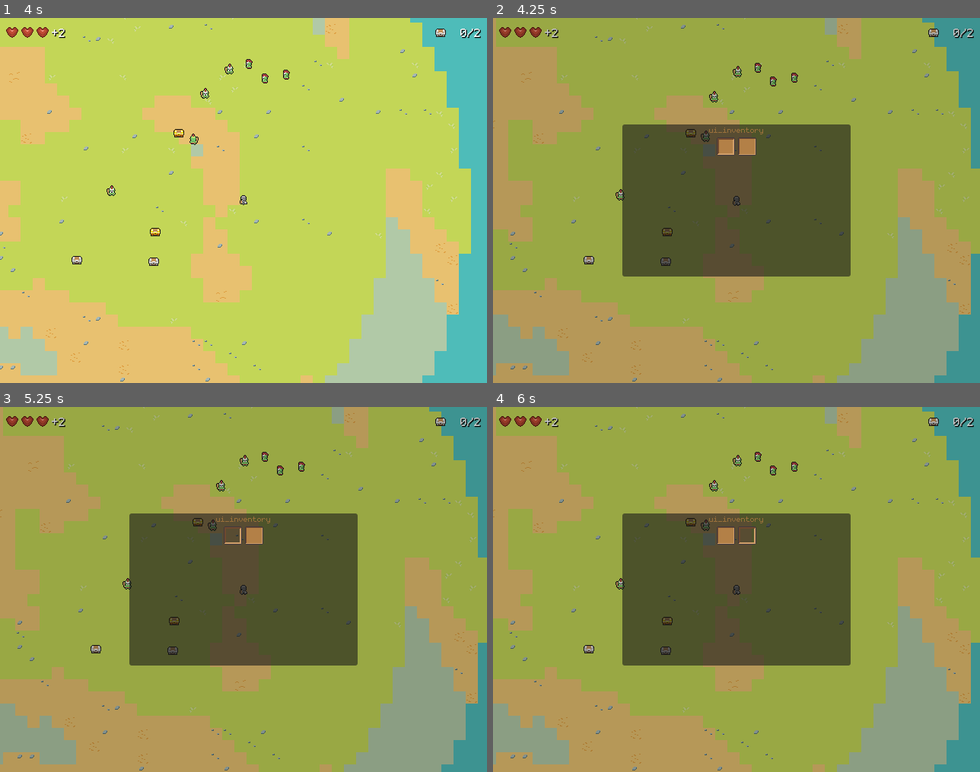
Above: before the commit, frames 1-4 (two rows, left to right).
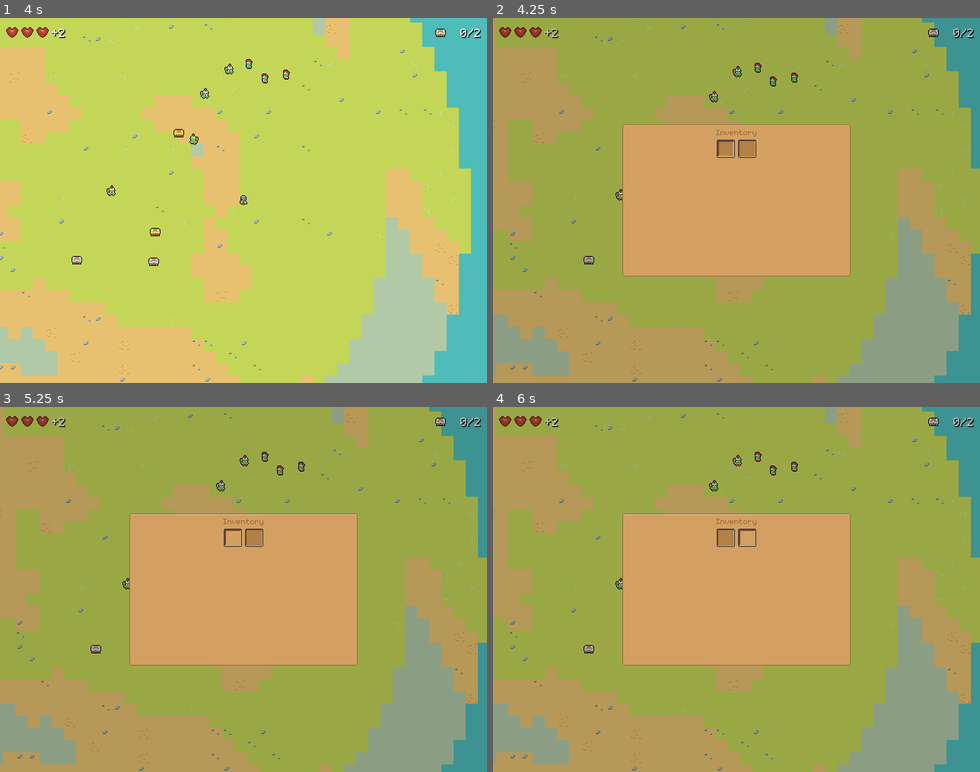
Above: after the commit, the same moments.

Repository: dmitriy-shmilo/GBIC23
Game: Godot game, scene res://main.tscn
Same seed, same stepped clock (60 frames per second), same inputs: the game is played once before the commit and once after it.
Inputs (mouse positions are in pixels of both pictures, inside the frame that each line leads up to; where the layout moved, square brackets give the same spot in the first picture):
- Up to frame 1 (4 s): hold D (move_right) 0.53-1.28 s; tap Space (attack) at 0.6, 2.1, 3.6 s; hold S (move_down) 1.28-2.03 s; tap E (interact) at 1.35, 2.85 s; hold D (move_right) 2.03-2.78 s; hold W (move_up) 2.78-3.53 s; hold A (move_left) from 3.53 s (still down)
- Up to frame 2 (4.25 s): keep holding A (move_left); tap Escape (pause) at 4.15 s
- Up to frame 3 (5.25 s): tap E (interact) at 4.35 s; release A (move_left) at 5 s; click (233, 538) [233, 534] at 5 s
- Up to frame 4 (6 s): click (746, 534) at 5.77 s

Frame 1 is identical in both runs. In frame 2, 19% of the frame differs, in the area x 26-74%, y 29-71%; in frame 3, 19%; in frame 4, 19%.

Commit message:
Draw a panel around and a label above the inventory.

Diff:
--- a/assets/text/BagelQuest - tr_ui.csv
+++ b/assets/text/BagelQuest - tr_ui.csv
@@ -1,8 +1,9 @@
 keys,en,ru,ua
-ui_start,Start,,
-ui_continue,Continue,,
-ui_exit,Exit,,
-ui_back,Back,,
-ui_credits,Credits,,
-ui_controls,Controls,,
-ui_pickup_hint,Take (%s),,
+ui_start,Start,Начать,Почати
+ui_continue,Continue,Продолжить,Продовжити
+ui_exit,Exit,Выход,Вихід
+ui_back,Back,Назад,Назад
+ui_credits,Credits,Роли и ресурсы,Ролі та ресурси
+ui_controls,Controls,Управление,Управління
+ui_pickup_hint,Take (%s),Взять (%s),Взяти (%s)
+ui_inventory,Inventory,Инвернтарь,Інвентар
--- a/gui/default_theme.tres
+++ b/gui/default_theme.tres
@@ -1,7 +1,16 @@
-[gd_resource type="Theme" load_steps=2 format=3 uid="uid://owk3ykubwdkx"]
+[gd_resource type="Theme" load_steps=4 format=3 uid="uid://owk3ykubwdkx"]
 
 [ext_resource type="FontFile" uid="uid://cmar5lcfsxpun" path="res://assets/font/monogram-extended.ttf" id="1_kxall"]
+[ext_resource type="Texture2D" uid="uid://ce0poqmra4sjf" path="res://gui/hud_panel.tres" id="2_qp2ng"]
+
+[sub_resource type="StyleBoxTexture" id="StyleBoxTexture_ixjm1"]
+texture = ExtResource("2_qp2ng")
+texture_margin_left = 3.0
+texture_margin_top = 3.0
+texture_margin_right = 3.0
+texture_margin_bottom = 3.0
 
 [resource]
 Label/font_sizes/font_size = 16
 Label/fonts/font = ExtResource("1_kxall")
+PanelContainer/styles/panel = SubResource("StyleBoxTexture_ixjm1")
--- /dev/null
+++ b/gui/hud_panel.tres
@@ -0,0 +1,7 @@
+[gd_resource type="AtlasTexture" load_steps=2 format=3 uid="uid://ce0poqmra4sjf"]
+
+[ext_resource type="Texture2D" uid="uid://2u0ysnh8j1p4" path="res://assets/img/gui/gui.png" id="1_nny83"]
+
+[resource]
+atlas = ExtResource("1_nny83")
+region = Rect2(0, 16, 16, 16)
--- a/gui/pause.tscn
+++ b/gui/pause.tscn
@@ -41,8 +41,7 @@
 [node name="Label" type="Label" parent="Panel/VBoxContainer"]
 layout_mode = 2
 theme_override_colors/font_color = Color(0.6, 0.439216, 0.231373, 1)
-text = "ui_inventory
-"
+text = "ui_inventory"
 horizontal_alignment = 1
 
 [node name="ScrollContainer" type="ScrollContainer" parent="Panel/VBoxContainer"]
Binary file changed: assets/text/BagelQuest - tr_ui.en.translation
Binary file changed: assets/text/BagelQuest - tr_ui.ru.translation
Binary file changed: assets/text/BagelQuest - tr_ui.ua.translation
